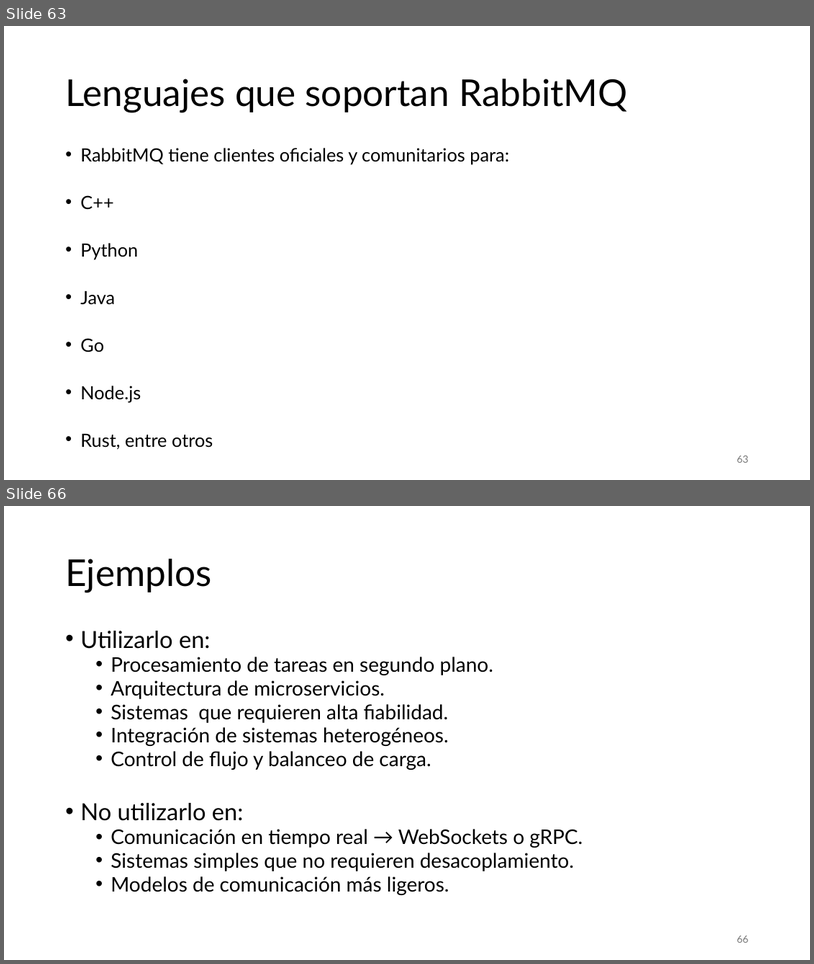
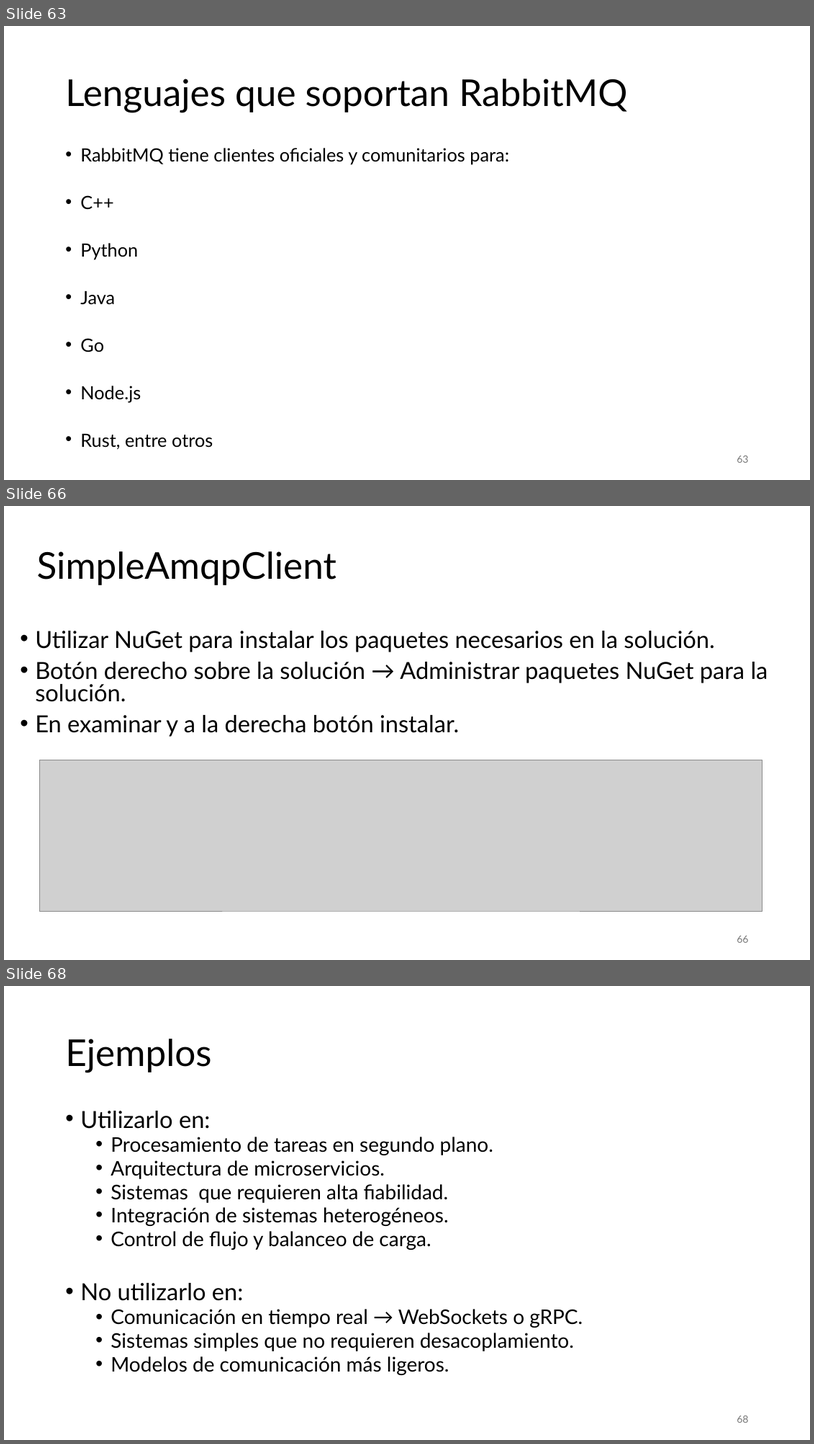
Before and after one commit to aldebarran22/CURSO_CPP_SERVICIOS_30H, a slide deck: doc/3_Comunicacion_microservicios_C++.pptx. Shown one above the other, each under a label of ours: slides 63 and 66 before the commit, slides 63, 66 and 68 after it; the slides between them are not shown. The pictures are 814x964 and 814x1444 pixels, drawn with LibreOffice and Linux fonts; fonts in the diff are those of the drawing; grey boxes stand for pictures. Boxes give left, top, right and bottom in pixels: in the first picture for what was removed or moved away, otherwise in the second. Text is boxed around its words. In the diff, an @@ line names an element or a change of style, - is before the commit and + after.

```diff
--- a/doc/3_Comunicacion_microservicios_C++.pptx
+++ b/doc/3_Comunicacion_microservicios_C++.pptx
@@ slide 66 added at [4,506,810,960], background #FFFFFF @@
@@ title added at [37,551,337,585], 44 pt, text #000000 @@
+SimpleAmqpClient
@@ text added at [35,631,769,736], 28 pt, text #000000 @@
+• Utilizar NuGet para instalar los paquetes necesarios en la solución.
+• Botón derecho sobre la solución → Administrar paquetes NuGet para la solución.
+• En examinar y a la derecha botón instalar.
@@ picture added at [40,760,763,911] @@
@@ page number added at [737,935,748,942], 12 pt, text #797979 @@
+66
@@ what was slide 66 is now slide 68 @@
@@ page number at [737,1415,748,1422]: text changed @@
-66
+68
```
Also in this commit, not shown: 3 slides changed, 1 other slide added, 11 other files.
